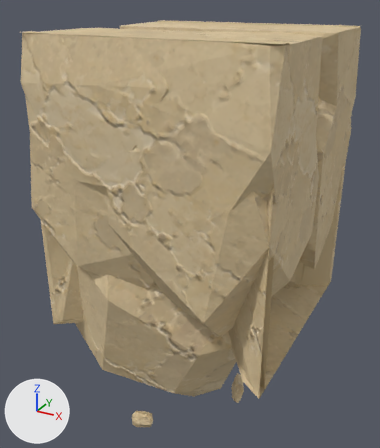
Renders of the glTF model assets/custom/models/ground_modules/ground_bottom_strip_08.glb from each side of a commit.
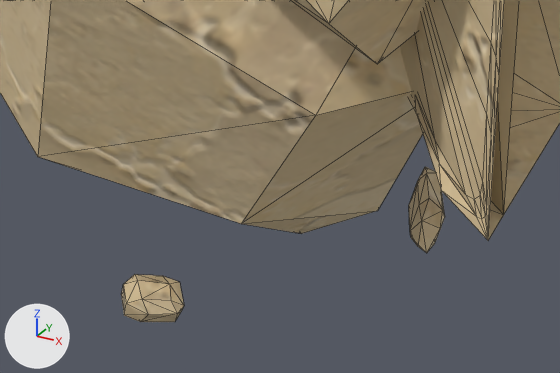
Old and new are each drawn whole from a 50 mm lens placed at (1.51, -1.47, 1.04), pointed at (0.43, 0.5, 0.06) and again close up on the part from 24% to 75% of the width and 70% to 99% of the height. The axes (+X, +Y, +Z) are drawn at lower left. The lights are the same throughout. The first two pictures are the older version. The close-ups show mesh edges as thin lines. Vertices at exactly the same position are counted once.

Names of what the first close-up shows: 'GroundBottomStrip08_Body'.
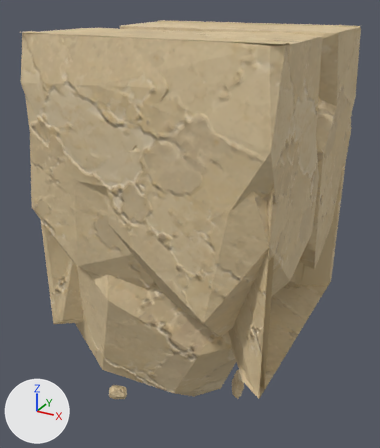
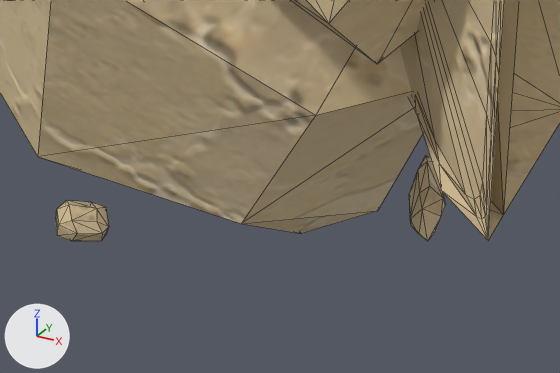
Location of each change, (x1, y1, x2, y2) in pixels of the close-ups (560 x 373 px; the box of a moved part takes in the faces that stretch with it):
'GroundBottomStrip08_Body', reshaped: before (0, 0, 560, 322); after (0, 0, 560, 242)
part 1 of me_groundbottomstrip08_bodyshouldermesh, moved or reshaped: before (409, 167, 445, 253); after (409, 155, 445, 241)
part 2 of me_groundbottomstrip08_bodyshouldermesh, moved or reshaped: before (121, 274, 184, 322); after (56, 200, 109, 242)

What changed in the scene script:
```text
Change me_groundbottomstrip08_bodyshouldermesh:
    used by ob_groundbottomstrip08_body; location = (0.0, 0.0, 0.0)
    remove me_groundbottomstrip08_bodyshouldermesh.from_pydata(...)  # 920 vertices, 1636 faces; spans x 0.0..1.0, y -0.04..1.04, z -0.97..0.91
    add me_groundbottomstrip08_bodyshouldermesh.from_pydata(...)  # 920 vertices, 1636 faces; spans x 0.0..1.0, y -0.04..1.04, z -0.94..0.91
    me_groundbottomstrip08_bodyshouldermesh part 1: the loose piece of 24 vertices spanning x 0.6..0.7, y 0.54..0.75, z -0.97..-0.89 is moved by (0.0, 0.0, 0.03)
    me_groundbottomstrip08_bodyshouldermesh part 2: the loose piece of 24 vertices spanning x 0.39..0.5, y -0.01..0.08, z -0.76..-0.68 is moved by (-0.3, 0.21, -0.14)
```
